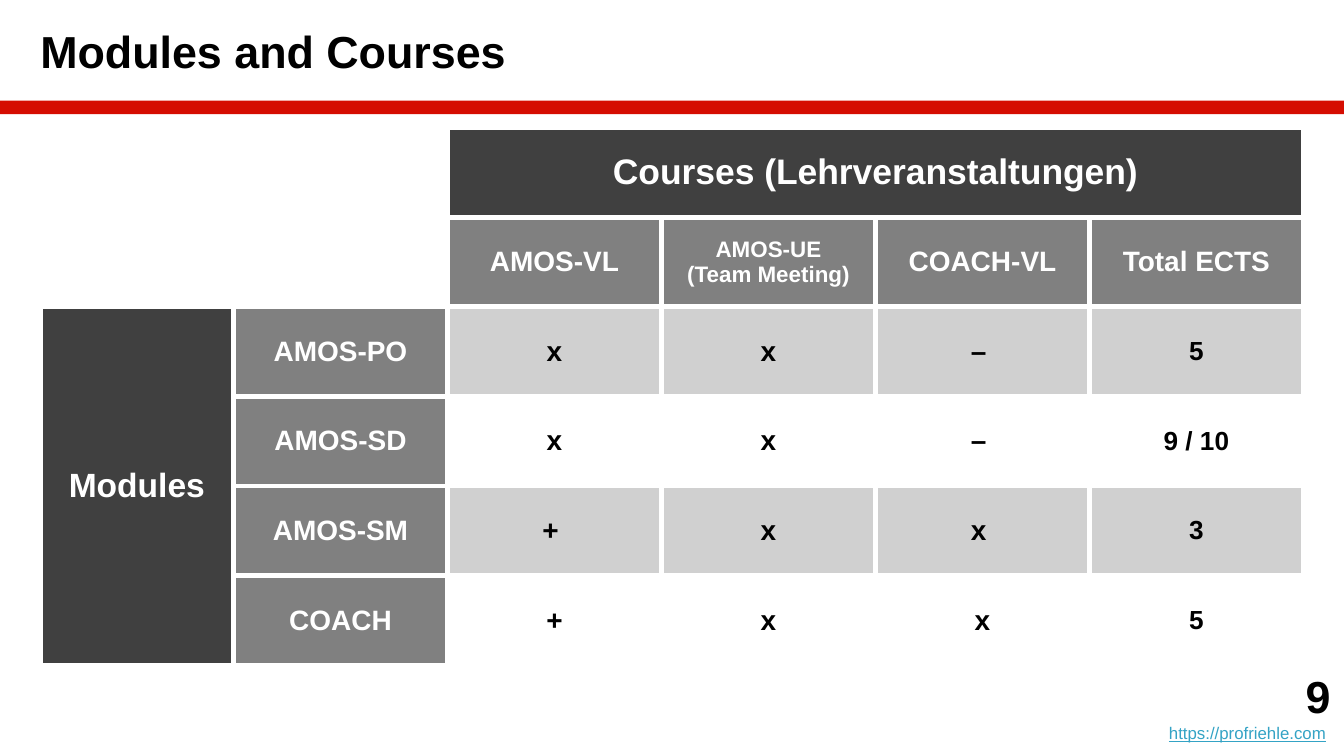
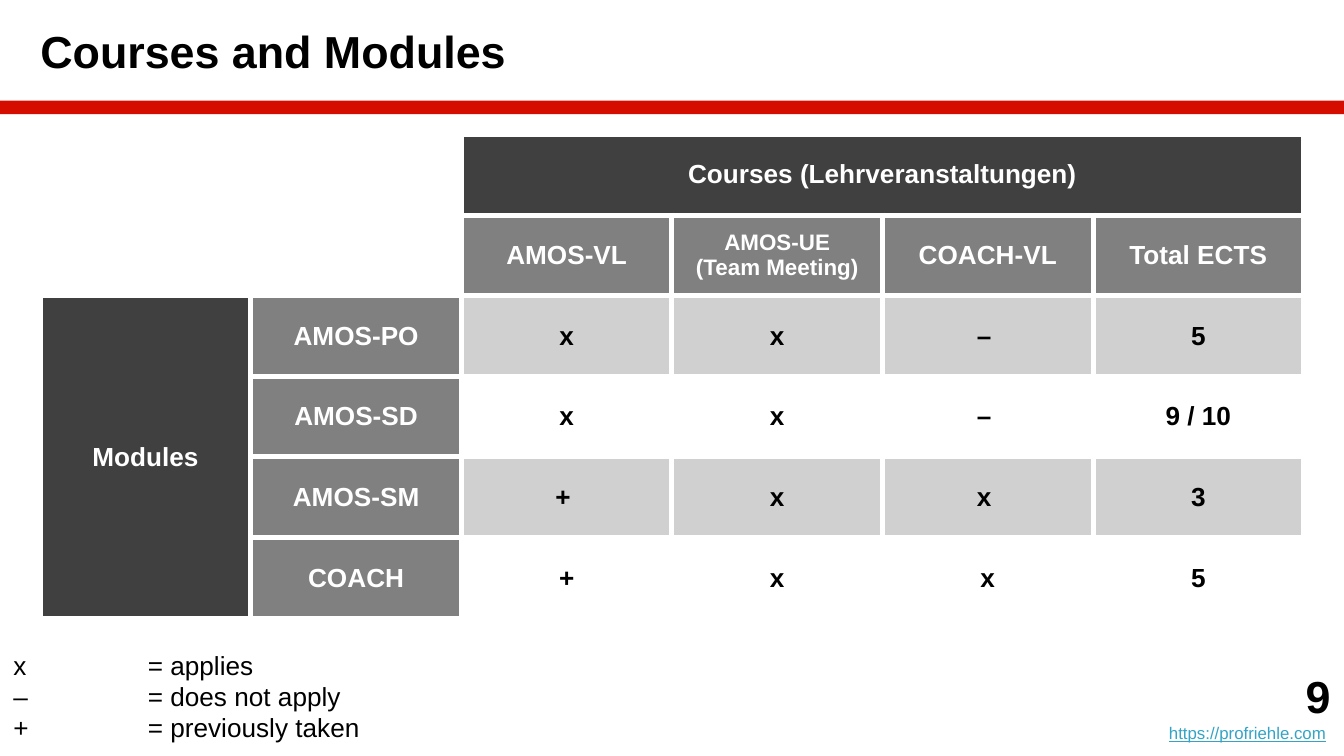
Before and after one commit to dirkriehle/amos-course, a slide deck: slide 9 of Lecture slides/AMOS A01 - Introduction.pptx. Drawn at 1344x756 pixels with LibreOffice and Linux fonts; fonts in the diff are those of the drawing. Boxes give left, top, right and bottom in pixels: in the first picture for what was removed or moved away, otherwise in the second. Text is boxed around its words. In the diff, an @@ line names an element or a change of style, - is before the commit and + after.

```diff
--- a/Lecture slides/AMOS A01 - Introduction.pptx
+++ b/Lecture slides/AMOS A01 - Introduction.pptx
@@ title at (40,35,506,69): text changed @@
-Modules and Courses
+Courses and Modules
@@ table at (40,134,1306,592) @@
@@ size 19 to 14 pt in "Courses (Lehrveranstaltungen)" @@
@@ size 15 to 14 pt in "AMOS-VL", "COACH-VL", "Total ECTS", "AMOS-PO" and 15 more places @@
@@ size 18 to 14 pt in "Modules" @@
@@ table: place and size @@
-table at (40,128,1302,634)
+table at (40,134,1306,592)
@@ text added at (13,656,359,743), 14 pt, text #000000 @@
+x = applies
+– = does not apply
++ = previously taken
```
Also in this commit, not shown: 1 other slide changed, 3 other files.
